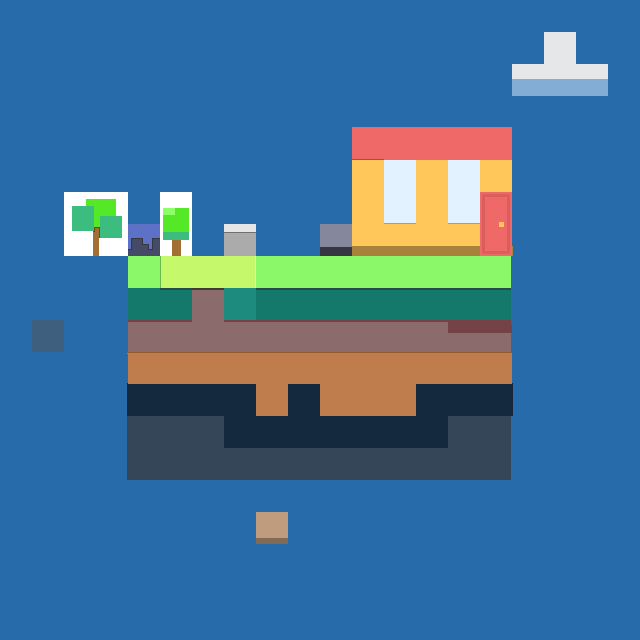
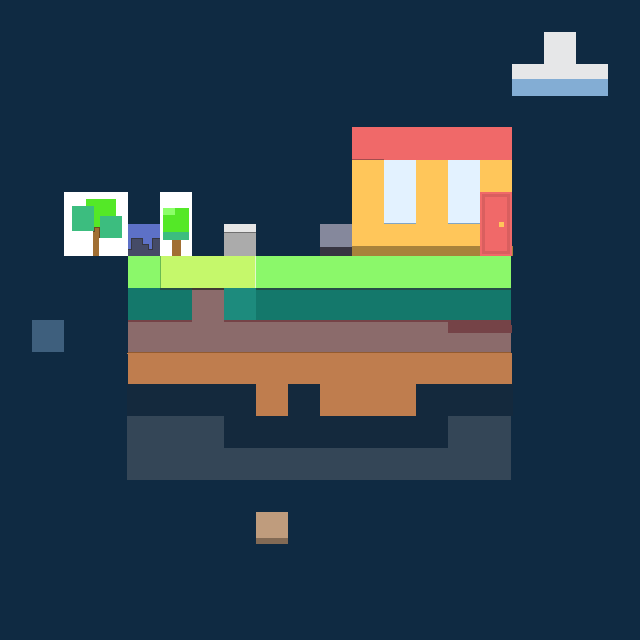
Comparing the layer stacks of the two 640 x 640 images. Changes:
painted on "Layer 1" over (x1=0, y1=0, x2=640, y2=640)
